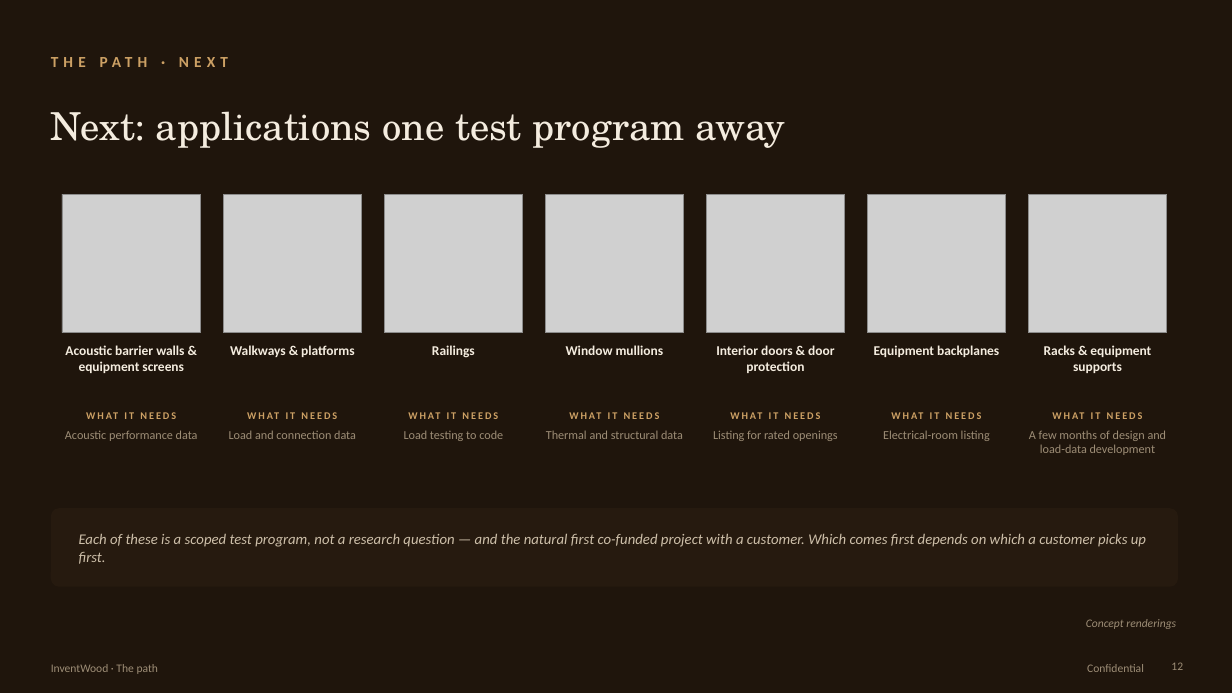
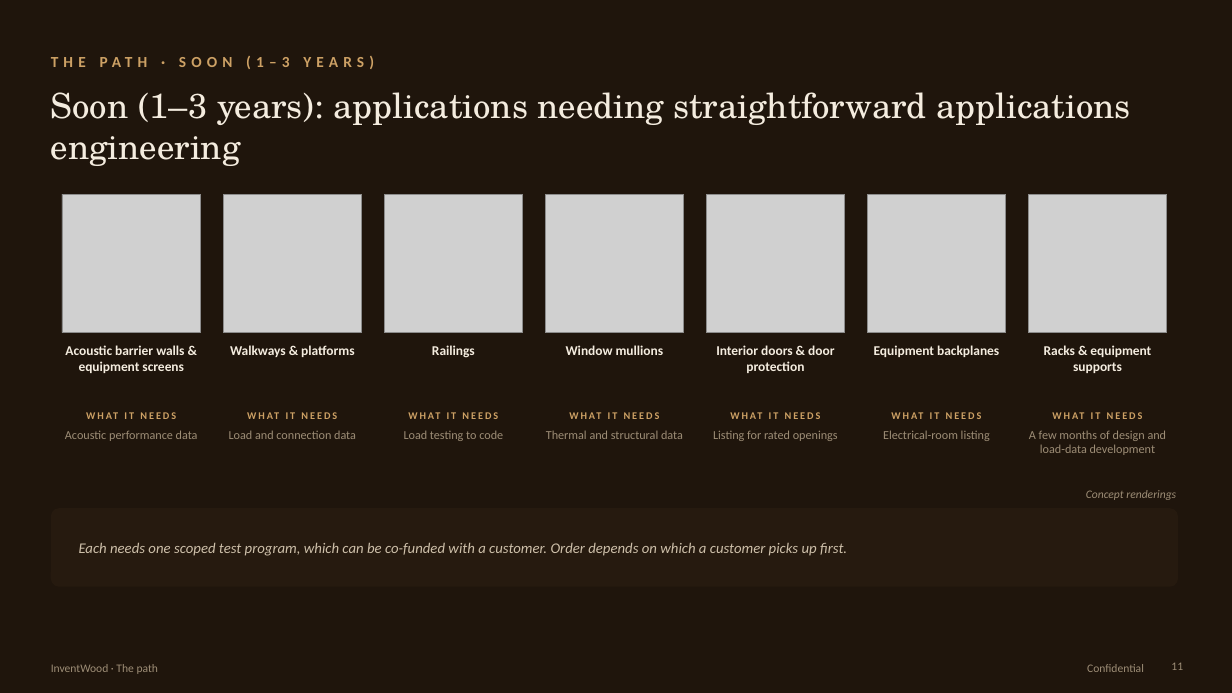
Before and after one commit to alau-hi/decks, a slide deck: slide 11 of superwood-datacenter-investor/SUPERWOOD-for-Data-Centers-Companion.pptx (slide 12 before the commit). Drawn at 1232x693 pixels with LibreOffice and Linux fonts; fonts in the diff are those of the drawing; grey boxes stand for pictures. Boxes give left, top, right and bottom in pixels: in the first picture for what was removed or moved away, otherwise in the second. Text is boxed around its words. In the diff, an @@ line names an element or a change of style, - is before the commit and + after.

```diff
--- a/superwood-datacenter-investor/SUPERWOOD-for-Data-Centers-Companion.pptx
+++ b/superwood-datacenter-investor/SUPERWOOD-for-Data-Centers-Companion.pptx
@@ text at [256,57,290,67]: text changed @@
-THE PATH · NEXT
+THE PATH · SOON (1–3 YEARS)
@@ text at [51,92,1130,166]: text changed; size 30 to 27 pt @@
-Next: applications one test program away
+Soon (1–3 years): applications needing straightforward applications engineering
@@ text "Concept renderings": place and size @@
-text "Concept renderings" at [1086,619,1176,629]
+text "Concept renderings" at [1086,490,1176,500]
@@ text at [79,542,847,556]: text changed @@
-Each of these is a scoped test program, not a research question — and the natural first co-funded project with a customer. Which comes first depends on which a customer picks up first.
+Each needs one scoped test program, which can be co-funded with a customer. Order depends on which a customer picks up first.
```
Also in this commit, not shown: 17 other slides changed, 2 slides added, 3 slides removed, 13 other files.
